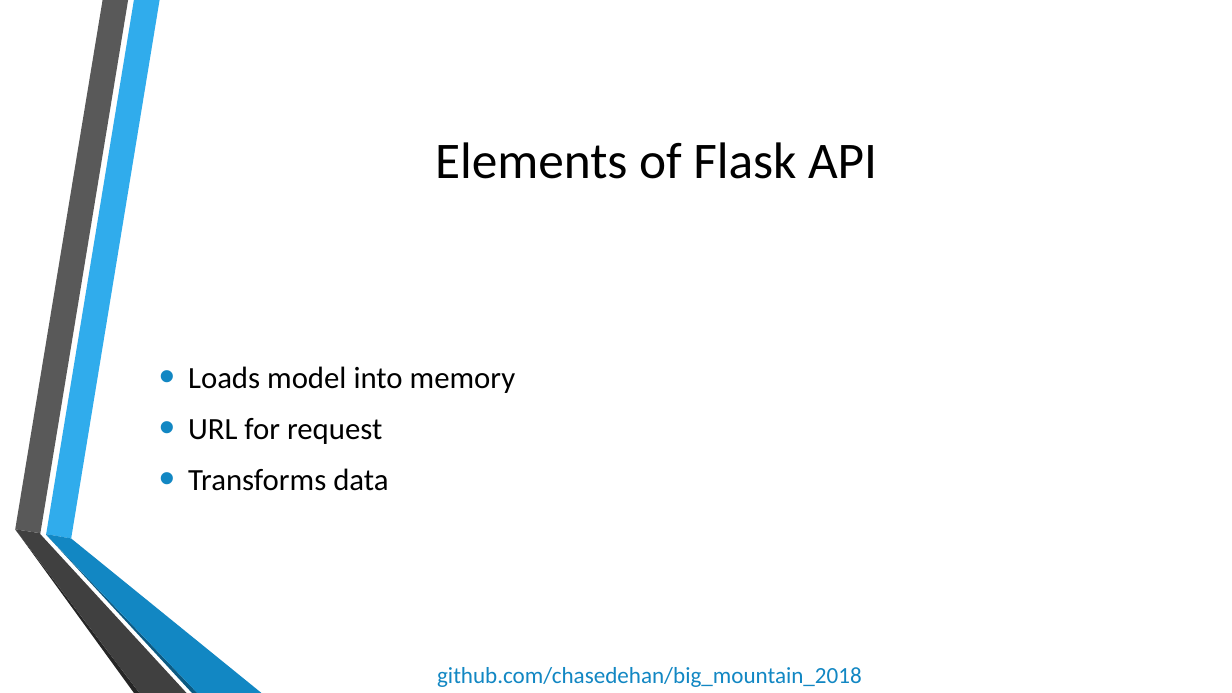
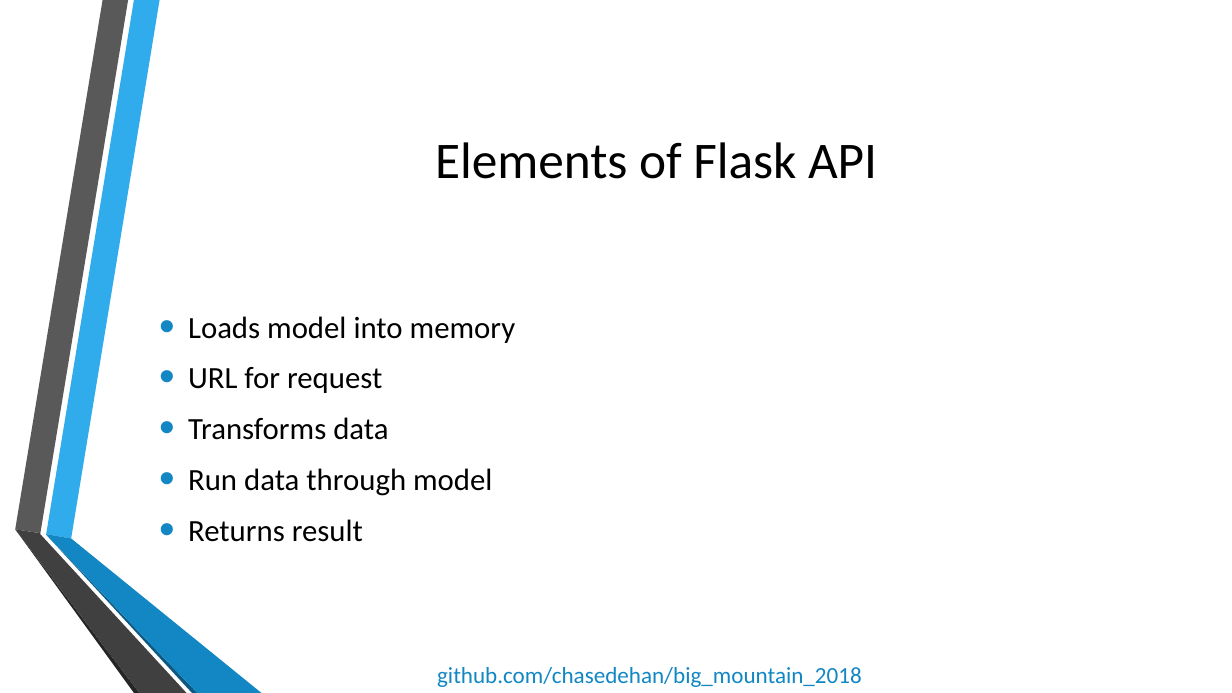
Before and after one commit to chasedehan/big_mountain_2018, a slide deck: slide 8 of Deploying Machine Learning APIs with Python.pptx. Drawn at 1232x693 pixels with LibreOffice and Linux fonts; fonts in the diff are those of the drawing; background and template pictures are left out. Boxes give left, top, right and bottom in pixels: in the first picture for what was removed or moved away, otherwise in the second. Text is boxed around its words. In the diff, an @@ line names an element or a change of style, - is before the commit and + after.

```diff
--- a/Deploying Machine Learning APIs with Python.pptx
+++ b/Deploying Machine Learning APIs with Python.pptx
@@ text at bbox=[188, 468, 492, 542]: paragraphs added @@
+• Run data through model
+• Returns result
```
Also in this commit, not shown: 3 other slides changed, 3 slides added.
